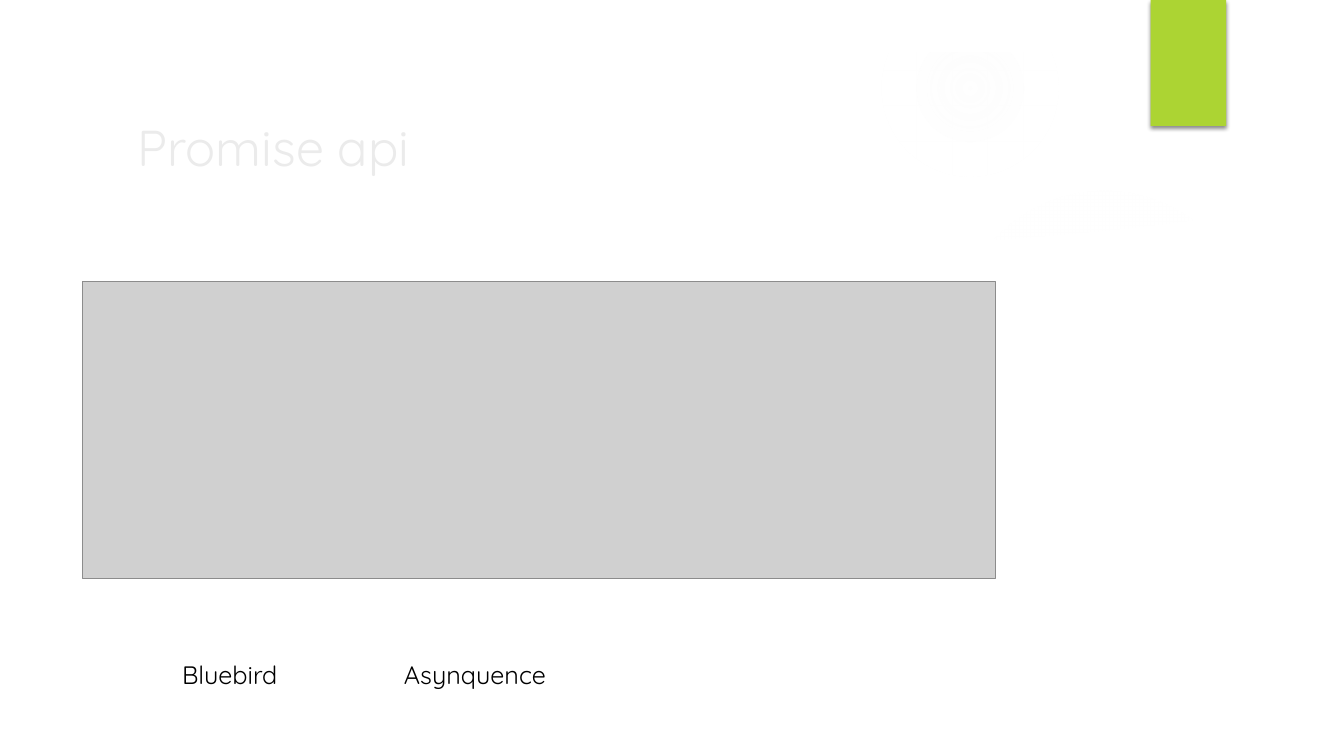
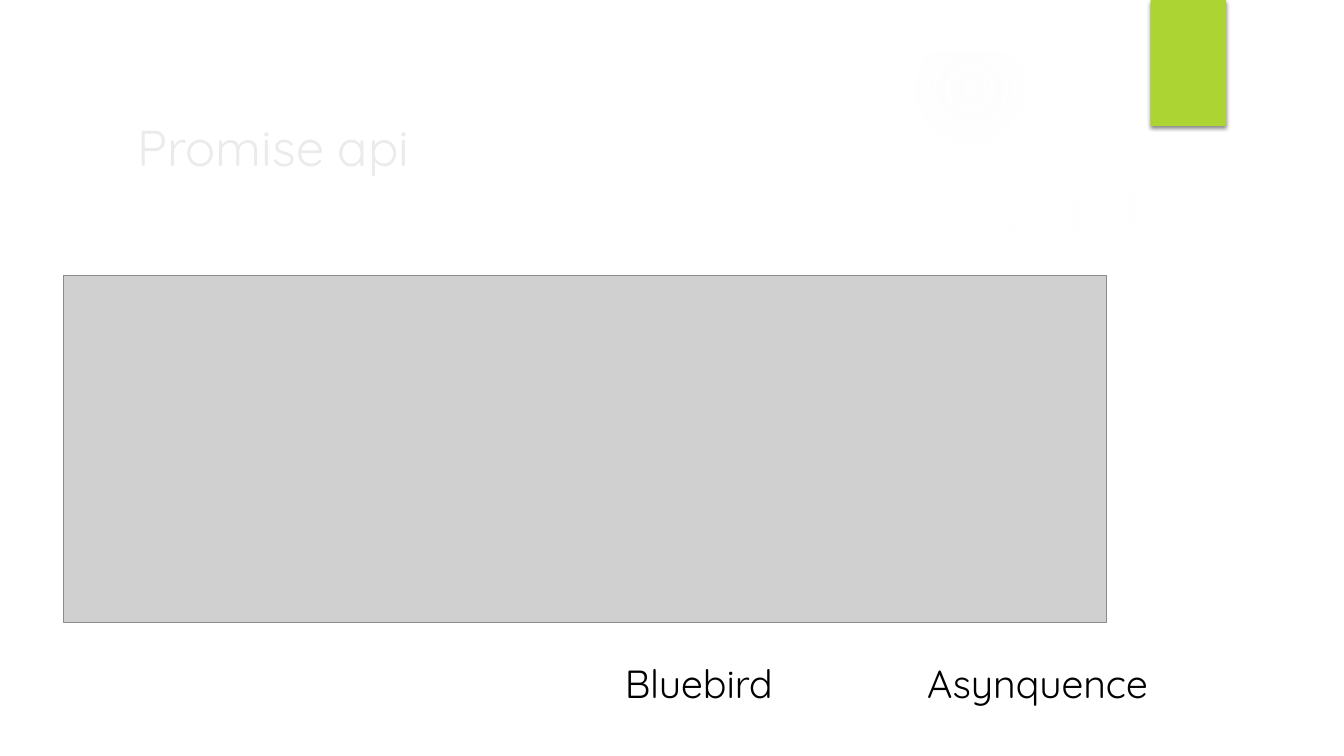
Before and after one commit to muxahuk/asyncJs, a slide deck: slide 17 of Asynchronous JavaScript.pptx (slide 15 before the commit). Drawn at 1344x756 pixels with LibreOffice and Linux fonts; fonts in the diff are those of the drawing; grey boxes stand for pictures; background and template pictures are left out. Boxes give left, top, right and bottom in pixels: in the first picture for what was removed or moved away, otherwise in the second. Text is boxed around its words. In the diff, an @@ line names an element or a change of style, - is before the commit and + after.

```diff
--- a/Asynchronous JavaScript.pptx
+++ b/Asynchronous JavaScript.pptx
@@ picture: place and size @@
-picture at box(83, 281, 996, 578)
+picture at box(64, 275, 1107, 622)
@@ text "Bluebird": place and size @@
-text "Bluebird" at box(182, 665, 277, 685)
+text "Bluebird" at box(625, 669, 773, 699)
@@ text "Bluebird" at box(625, 669, 773, 699): size 18 to 28 pt @@
@@ text "Asynquence" at box(927, 670, 1148, 706): size 18 to 28 pt @@
@@ text "Asynquence": place and size @@
-text "Asynquence" at box(404, 666, 546, 689)
+text "Asynquence" at box(927, 670, 1148, 706)
```
Also in this commit, not shown: 13 other slides changed, 10 slides added, 5 slides removed.
